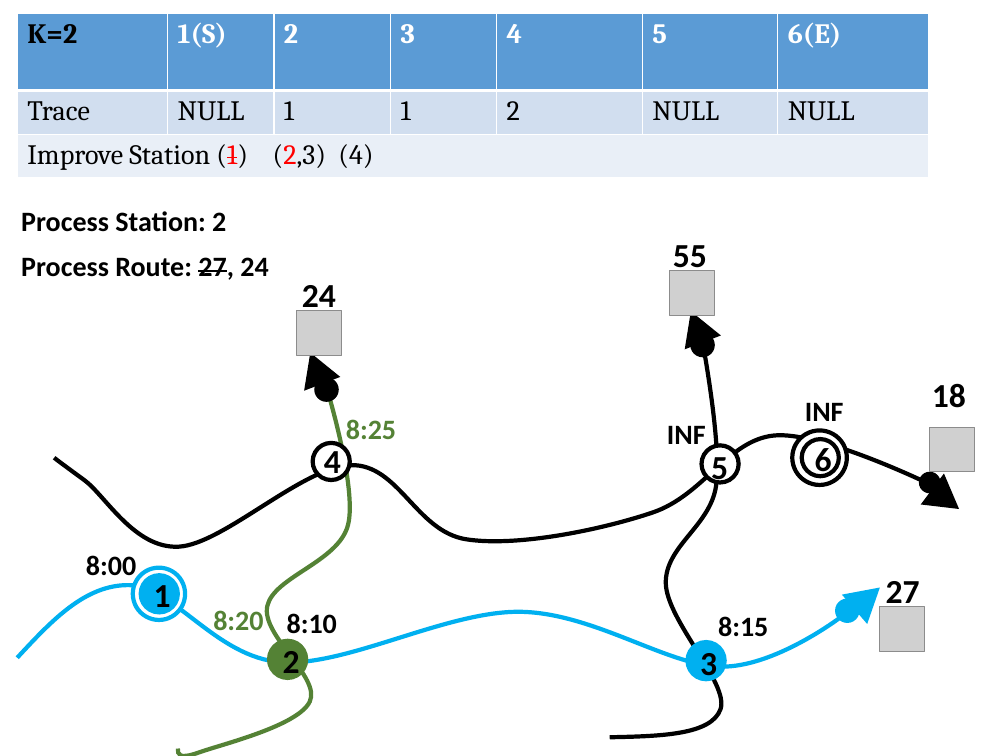
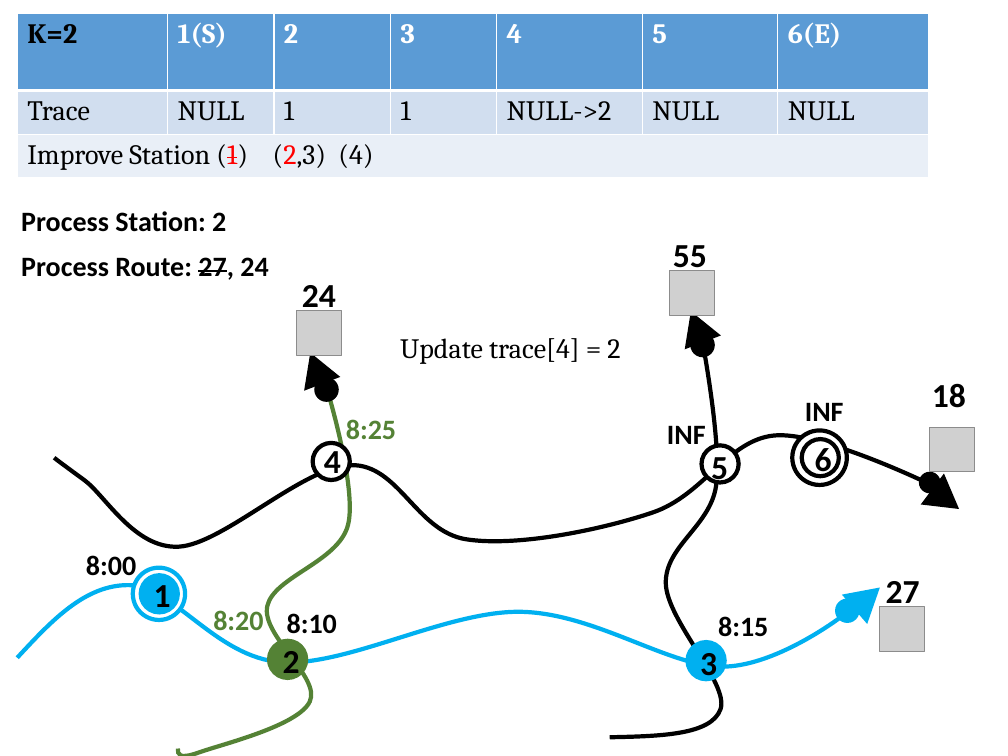
Before and after one commit to hqt/street-router, a slide deck: slide 33 of Document/presentation/bus/4 raptor new.pptx (slide 35 before the commit). Drawn at 1008x756 pixels with LibreOffice and Linux fonts; fonts in the diff are those of the drawing; grey boxes stand for pictures. Boxes give left, top, right and bottom in pixels: in the first picture for what was removed or moved away, otherwise in the second. Text is boxed around its words. In the diff, an @@ line names an element or a change of style, - is before the commit and + after.

```diff
--- a/Document/presentation/bus/4 raptor new.pptx
+++ b/Document/presentation/bus/4 raptor new.pptx
@@ table at (x1=17, y1=13, x2=927, y2=177) @@
-row 2, column 5: 2
+row 2, column 5: NULL->2
@@ text added at (x1=400, y1=338, x2=620, y2=364), 20 pt, text #000000 @@
+Update trace[4] = 2
```
Also in this commit, not shown: 31 other slides changed, 4 slides added, 2 slides removed, 13 other files.
